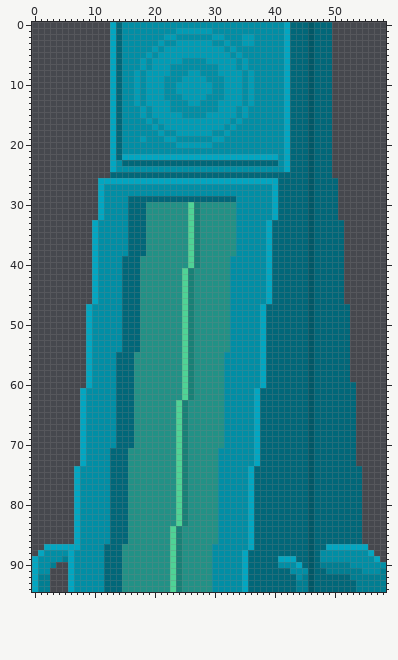
A sprite sheet gets an edit: Assets/Sprites/Items/door_01_f0.png. This is how it looked before the edit.
The file is 59x95 pixels.
And afterwards:
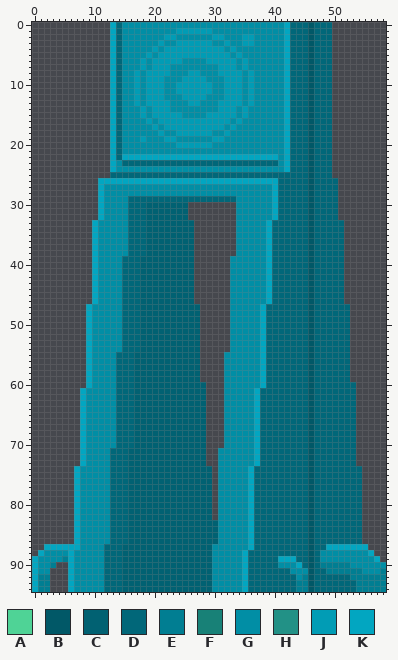
Palette (. is transparent): A #4fd396  B #015867  C #016172  D #016779  E #017e92  F #188177  G #018ea5  H #229186  J #019cb5  K #02a6c1
Changes in this commit:
@@ x 13..35 @@
 29 GGGDDDDDDDDDDDDDDDDDDGG
-30 GGGDDDHHHHHHHAFHHHHHHGG
-31 GGGDDDHHHHHHHAFHHHHHHGG
-32 GGGDDDHHHHHHHAFHHHHHHGG
-33 GGGDDDHHHHHHHAFHHHHHHGG
-34 GGGDDDHHHHHHHAFHHHHHHGG
-35 GGGDDDHHHHHHHAFHHHHHHGG
-36 GGGDDDHHHHHHHAFHHHHHHGG
-37 GGGDDDHHHHHHHAFHHHHHHGG
-38 GGGDDDHHHHHHHAFHHHHHHGG
-39 GGDDDHHHHHHHHAFHHHHHGGG
-40 GGDDDHHHHHHHHAFHHHHHGGG
-41 GGDDDHHHHHHHAFHHHHHHGGG
-42 GGDDDHHHHHHHAFHHHHHHGGG
-43 GGDDDHHHHHHHAFHHHHHHGGG
-44 GGDDDHHHHHHHAFHHHHHHGGG
-45 GGDDDHHHHHHHAFHHHHHHGGG
-46 GGDDDHHHHHHHAFHHHHHHGGG
-47 GGDDDHHHHHHHAFHHHHHHGGG
-48 GGDDDHHHHHHHAFHHHHHHGGG
-49 GGDDDHHHHHHHAFHHHHHHGGG
-50 GGDDDHHHHHHHAFHHHHHHGGG
-51 GGDDDHHHHHHHAFHHHHHHGGG
-52 GGDDDHHHHHHHAFHHHHHHGGG
-53 GGDDDHHHHHHHAFHHHHHHGGG
-54 GGDDDHHHHHHHAFHHHHHHGGG
-55 GDDDHHHHHHHHAFHHHHHGGGG
-56 GDDDHHHHHHHHAFHHHHHGGGG
-57 GDDDHHHHHHHHAFHHHHHGGGG
-58 GDDDHHHHHHHHAFHHHHHGGGG
-59 GDDDHHHHHHHHAFHHHHHGGGG
-60 GDDDHHHHHHHHAFHHHHHGGGG
-61 GDDDHHHHHHHHAFHHHHHGGGG
-62 GDDDHHHHHHHHAFHHHHHGGGG
-63 GDDDHHHHHHHAFHHHHHHGGGG
-64 GDDDHHHHHHHAFHHHHHHGGGG
-65 GDDDHHHHHHHAFHHHHHHGGGG
-66 GDDDHHHHHHHAFHHHHHHGGGG
-67 GDDDHHHHHHHAFHHHHHHGGGG
-68 GDDDHHHHHHHAFHHHHHHGGGG
-69 GDDDHHHHHHHAFHHHHHHGGGG
-70 GDDDHHHHHHHAFHHHHHHGGGG
-71 DDDHHHHHHHHAFHHHHHGGGGG
-72 DDDHHHHHHHHAFHHHHHGGGGG
-73 DDDHHHHHHHHAFHHHHHGGGGG
-74 DDDHHHHHHHHAFHHHHHGGGGG
-75 DDDHHHHHHHHAFHHHHHGGGGG
-76 DDDHHHHHHHHAFHHHHHGGGGG
-77 DDDHHHHHHHHAFHHHHHGGGGG
-78 DDDHHHHHHHHAFHHHHHGGGGG
-79 DDDHHHHHHHHAFHHHHHGGGGG
-80 DDDHHHHHHHHAFHHHHHGGGGG
-81 DDDHHHHHHHHAFHHHHHGGGGG
-82 DDDHHHHHHHHAFHHHHHGGGGG
-83 DDDHHHHHHHHAFHHHHHGGGGG
-84 DDDHHHHHHHAFHHHHHHGGGGG
-85 DDDHHHHHHHAFHHHHHHGGGGG
-86 DDDHHHHHHHAFHHHHHHGGGGG
-87 DDHHHHHHHHAFHHHHHGGGGGG
-88 DDHHHHHHHHAFHHHHHGGGGGK
-89 DDHHHHHHHHAFHHHHHGGGGGK
-90 DDHHHHHHHHAFHHHHHGGGGGK
-91 DDHHHHHHHHAFHHHHHGGGGGK
-92 DDHHHHHHHHAFHHHHHGGGGGK
-93 DDHHHHHHHHAFHHHHHGGGGGK
-94 DDHHHHHHHHAFHHHHHGGGGGK
+30 GGGDDDCCCCCCC........GG
+31 GGGDDDCCCCCCC........GG
+32 GGGDDDCCCCCCC........GG
+33 GGGDDDCCCCCCCC.......GG
+34 GGGDDDCCCCCCCC.......GG
+35 GGGDDDCCCCCCCC.......GG
+36 GGGDDDCCCCCCCC.......GG
+37 GGGDDDCCCCCCCC.......GG
+38 GGGDDDCCCCCCCC.......GG
+39 GGDDDCCCCCCCCC......GGG
+40 GGDDDCCCCCCCCC......GGG
+41 GGDDDCCCCCCCCC......GGG
+42 GGDDDCCCCCCCCC......GGG
+43 GGDDDCCCCCCCCC......GGG
+44 GGDDDCCCCCCCCC......GGG
+45 GGDDDCCCCCCCCC......GGG
+46 GGDDDCCCCCCCCC......GGG
+47 GGDDDCCCCCCCCCC.....GGG
+48 GGDDDCCCCCCCCCC.....GGG
+49 GGDDDCCCCCCCCCC.....GGG
+50 GGDDDCCCCCCCCCC.....GGG
+51 GGDDDCCCCCCCCCC.....GGG
+52 GGDDDCCCCCCCCCC.....GGG
+53 GGDDDCCCCCCCCCC.....GGG
+54 GGDDDCCCCCCCCCC.....GGG
+55 GDDDCCCCCCCCCCC....GGGG
+56 GDDDCCCCCCCCCCC....GGGG
+57 GDDDCCCCCCCCCCC....GGGG
+58 GDDDCCCCCCCCCCC....GGGG
+59 GDDDCCCCCCCCCCC....GGGG
+60 GDDDCCCCCCCCCCCC...GGGG
+61 GDDDCCCCCCCCCCCC...GGGG
+62 GDDDCCCCCCCCCCCC...GGGG
+63 GDDDCCCCCCCCCCCC...GGGG
+64 GDDDCCCCCCCCCCCC...GGGG
+65 GDDDCCCCCCCCCCCC...GGGG
+66 GDDDCCCCCCCCCCCC...GGGG
+67 GDDDCCCCCCCCCCCC...GGGG
+68 GDDDCCCCCCCCCCCC...GGGG
+69 GDDDCCCCCCCCCCCC...GGGG
+70 GDDDCCCCCCCCCCCC...GGGG
+71 DDDCCCCCCCCCCCCC..GGGGG
+72 DDDCCCCCCCCCCCCC..GGGGG
+73 DDDCCCCCCCCCCCCC..GGGGG
+74 DDDCCCCCCCCCCCCCC.GGGGG
+75 DDDCCCCCCCCCCCCCC.GGGGG
+76 DDDCCCCCCCCCCCCCC.GGGGG
+77 DDDCCCCCCCCCCCCCC.GGGGG
+78 DDDCCCCCCCCCCCCCC.GGGGG
+79 DDDCCCCCCCCCCCCCC.GGGGG
+80 DDDCCCCCCCCCCCCCC.GGGGG
+81 DDDCCCCCCCCCCCCCC.GGGGG
+82 DDDCCCCCCCCCCCCCC.GGGGG
+83 DDDCCCCCCCCCCCCCCCGGGGG
+84 DDDCCCCCCCCCCCCCCCGGGGG
+85 DDDCCCCCCCCCCCCCCCGGGGG
+86 DDDCCCCCCCCCCCCCCCGGGGG
+87 DDCCCCCCCCCCCCCCCGGGGGG
+88 DDCCCCCCCCCCCCCCCGGGGGK
+89 DDCCCCCCCCCCCCCCCGGGGGK
+90 DDCCCCCCCCCCCCCCCGGGGGK
+91 DDCCCCCCCCCCCCCCCGGGGGK
+92 DDCCCCCCCCCCCCCCCGGGGGK
+93 DDCCCCCCCCCCCCCCCGGGGGK
+94 DDCCCCCCCCCCCCCCCGGGGGK
